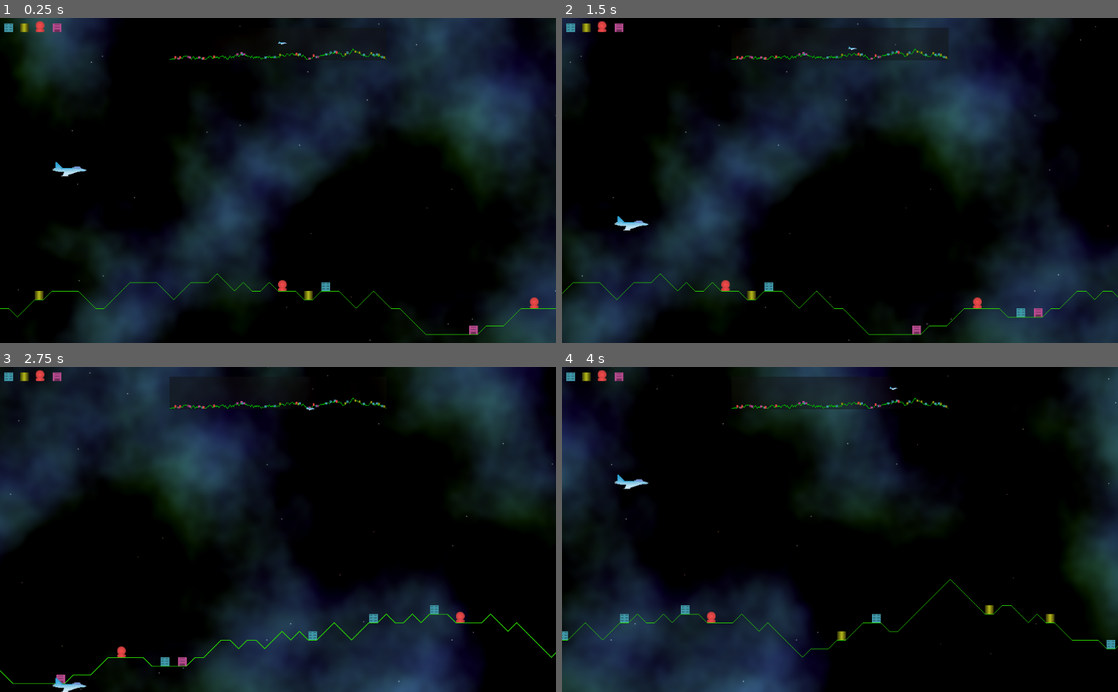
Above: before the commit, frames 1-4 (two rows, left to right).
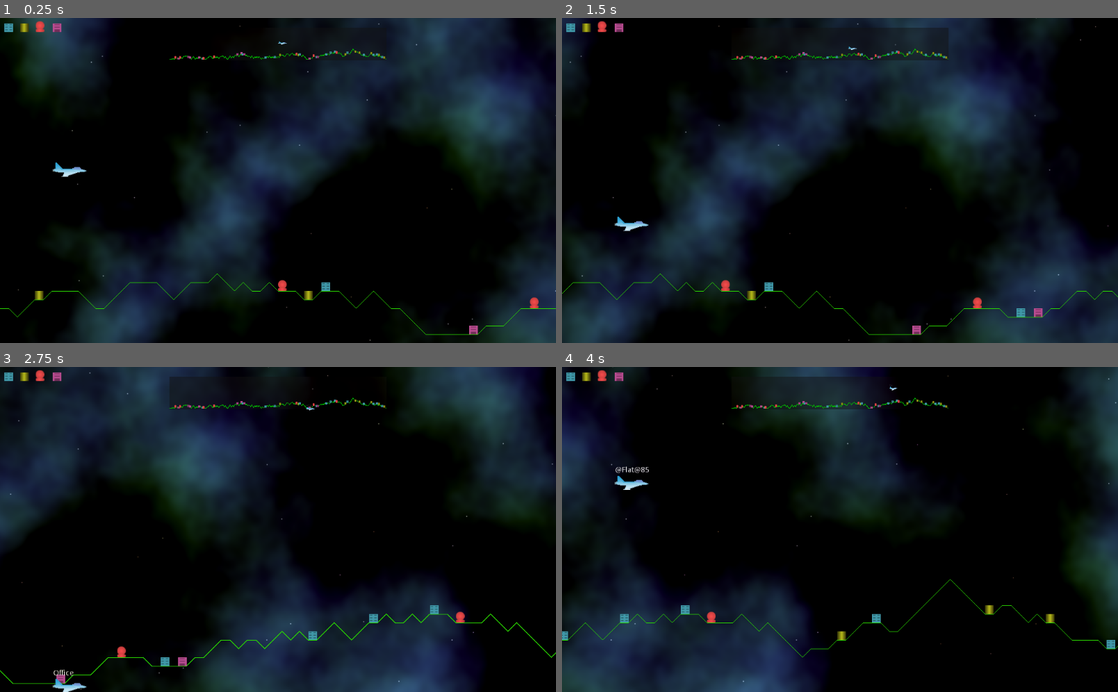
Above: after the commit, the same moments.

Repository: andrew-wilkes/godotia
Game: Godot game, scene res://Main.tscn
Same seed, same stepped clock (60 frames per second), same inputs: the game is played once before the commit and once after it.
Inputs:
- Up to frame 1 (0.25 s): no input
- Up to frame 2 (1.5 s): tap Enter at 0.5 s; hold Right (ui_right) 0.53-1.28 s; hold Down (ui_down) from 1.28 s (still down)
- Up to frame 3 (2.75 s): release Down (ui_down) at 2.03 s; hold Right (ui_right) from 2.03 s (still down)
- Up to frame 4 (4 s): release Right (ui_right) at 2.78 s; hold Up (ui_up) 2.78-3.53 s; hold Left (ui_left) from 3.53 s (still down)

The runs differ from the first frame. In frame 1, less than 0.1% of the frame differs, in the area x 9-52%, y 7-49%; in frame 2, less than 0.1%; in frame 3, 0.1%; in frame 4, 0.1%, in the area x 9-61%, y 5-38%.

Commit message:
Add player and enemy scenes

Diff:
--- /dev/null
+++ b/Enemy.gd
@@ -0,0 +1,12 @@
+extends Area2D
+
+func _ready():
+	pass
+
+
+func _on_Enemy_area_entered(_area):
+	pass # Replace with function body.
+
+
+func _on_Enemy_body_entered(_body):
+	pass # Replace with function body.
--- /dev/null
+++ b/Enemy.tscn
@@ -0,0 +1,20 @@
+[gd_scene load_steps=4 format=2]
+
+[ext_resource path="res://textures/ufo-16.png" type="Texture" id=1]
+[ext_resource path="res://Enemy.gd" type="Script" id=2]
+
+[sub_resource type="RectangleShape2D" id=1]
+extents = Vector2( 8.69702, 5.11575 )
+
+[node name="Enemy" type="Area2D"]
+collision_layer = 16
+collision_mask = 10
+script = ExtResource( 2 )
+
+[node name="CollisionShape2D" type="CollisionShape2D" parent="."]
+shape = SubResource( 1 )
+
+[node name="Sprite" type="Sprite" parent="."]
+texture = ExtResource( 1 )
+[connection signal="area_entered" from="." to="." method="_on_Enemy_area_entered"]
+[connection signal="body_entered" from="." to="." method="_on_Enemy_body_entered"]
--- a/Flat.tscn
+++ b/Flat.tscn
@@ -5,6 +5,7 @@
 b = Vector2( 0, 0 )
 
 [node name="Flat" type="StaticBody2D"]
+collision_mask = 0
 
 [node name="CollisionShape2D" type="CollisionShape2D" parent="."]
 shape = SubResource( 1 )
--- a/Main.tscn
+++ b/Main.tscn
@@ -1,10 +1,9 @@
-[gd_scene load_steps=11 format=2]
+[gd_scene load_steps=10 format=2]
 
 [ext_resource path="res://Main.gd" type="Script" id=1]
 [ext_resource path="res://Terrain.tscn" type="PackedScene" id=2]
-[ext_resource path="res://textures/plane.png" type="Texture" id=3]
-[ext_resource path="res://textures/ufo-16.png" type="Texture" id=4]
-[ext_resource path="res://textures/ufo-32.png" type="Texture" id=5]
+[ext_resource path="res://Player.tscn" type="PackedScene" id=3]
+[ext_resource path="res://Enemy.tscn" type="PackedScene" id=4]
 [ext_resource path="res://textures/shaders/star-sky.shader" type="Shader" id=6]
 [ext_resource path="res://Map.tscn" type="PackedScene" id=7]
 [ext_resource path="res://Sky.gd" type="Script" id=8]
@@ -45,17 +44,11 @@
 
 [node name="Terrain" parent="ParallaxBackground/ParallaxLayer" instance=ExtResource( 2 )]
 
-[node name="ufo-16" type="Sprite" parent="ParallaxBackground/ParallaxLayer"]
-position = Vector2( 572, 116 )
-texture = ExtResource( 4 )
+[node name="Enemy" parent="ParallaxBackground/ParallaxLayer/Terrain" instance=ExtResource( 4 )]
+position = Vector2( 540.549, 281.2 )
 
-[node name="ufo-32" type="Sprite" parent="ParallaxBackground/ParallaxLayer"]
-position = Vector2( 764, 264 )
-texture = ExtResource( 5 )
-
-[node name="Player" type="Sprite" parent="."]
-position = Vector2( 432, 279 )
-texture = ExtResource( 3 )
+[node name="Player" parent="." instance=ExtResource( 3 )]
+position = Vector2( 213.75, 280.25 )
 
 [node name="AnimationPlayer" type="AnimationPlayer" parent="."]
 anims/PlayerTurn = SubResource( 2 )
--- a/Map.gd
+++ b/Map.gd
@@ -10,6 +10,7 @@
 var line: Line2D
 var structures = {}
 var player
+var plane
 
 func _ready():
 	line = $Line2D
@@ -40,6 +41,7 @@
 	player = p.duplicate()
 	position_player(p, scroll_position, terrain)
 	add_child(player)
+	plane = player.get_node("Sprite")
 
 
 func position_player(p, scroll_position: int, terrain):
@@ -54,7 +56,7 @@
 
 
 func turn_player():
-	player.flip_h = !player.flip_h
+	plane.flip_h = !plane.flip_h
 
 
 func _process(_delta):
--- /dev/null
+++ b/Player.gd
@@ -0,0 +1,12 @@
+extends Area2D
+
+func _ready():
+	pass
+
+
+func _on_Player_body_entered(body):
+	$Label.text = body.name
+
+
+func _on_Player_area_entered(area):
+	$Label.text = area.name
--- /dev/null
+++ b/Player.tscn
@@ -0,0 +1,29 @@
+[gd_scene load_steps=4 format=2]
+
+[ext_resource path="res://textures/plane.png" type="Texture" id=1]
+[ext_resource path="res://Player.gd" type="Script" id=2]
+
+[sub_resource type="RectangleShape2D" id=1]
+extents = Vector2( 30.8808, 13.0854 )
+
+[node name="Player" type="Area2D"]
+collision_layer = 4
+collision_mask = 51
+script = ExtResource( 2 )
+
+[node name="CollisionShape2D" type="CollisionShape2D" parent="."]
+shape = SubResource( 1 )
+
+[node name="Sprite" type="Sprite" parent="."]
+texture = ExtResource( 1 )
+
+[node name="Label" type="Label" parent="."]
+margin_left = -30.0
+margin_top = -30.0
+margin_right = 102.0
+margin_bottom = -16.0
+__meta__ = {
+"_edit_use_anchors_": false
+}
+[connection signal="area_entered" from="." to="." method="_on_Player_area_entered"]
+[connection signal="body_entered" from="." to="." method="_on_Player_body_entered"]
--- a/Structure.gd
+++ b/Structure.gd
@@ -19,7 +19,7 @@
 var state = states.STATIC
 
 func _ready():
-	body = $KinematicBody2D
+	body = get_child(0)
 
 
 func _physics_process(delta):
--- a/Structure.tscn
+++ b/Structure.tscn
@@ -12,6 +12,8 @@
 population = 290.0
 
 [node name="KinematicBody2D" type="KinematicBody2D" parent="."]
+collision_layer = 2
+collision_mask = 0
 
 [node name="CollisionShape2D" type="CollisionShape2D" parent="KinematicBody2D"]
 shape = SubResource( 1 )
--- a/Terrain.gd
+++ b/Terrain.gd
@@ -26,17 +26,6 @@
 	line.position.y = base_level
 
 
-func _add_point(point: Vector2):
-	line.add_point(point)
-	# Save points of the flat sections of terrain
-	if last_point and last_point.y == point.y:
-		flats.append(point)
-		var f = flat.instance()
-		f.position = point
-		line.add_child(f)
-	last_point = point
-
-
 func add_points():
 	var rng = RandomNumberGenerator.new()
 	rng.set_seed(SEED)
@@ -48,6 +37,17 @@
 		pos.y = clamp(pos.y, -MAX_HEIGHT, 0)
 		_add_point(pos)
 	print("End pos: %d Flats: %d" % [pos.x, flats.size()])
+
+
+func _add_point(point: Vector2):
+	line.add_point(point)
+	# Save points of the flat sections of terrain
+	if last_point and last_point.y == point.y:
+		flats.append(point)
+		var f = flat.instance()
+		f.position = point
+		line.add_child(f)
+	last_point = point
 
 
 func get_points_for_structures(density: float):
--- a/autoload/Structures.tscn
+++ b/autoload/Structures.tscn
@@ -26,10 +26,12 @@
 energy = 0.0
 population = 160.0
 
-[node name="KinematicBody2D" type="KinematicBody2D" parent="Apartments"]
+[node name="Apartments" type="KinematicBody2D" parent="Apartments"]
 position = Vector2( 8, 8 )
+collision_layer = 2
+collision_mask = 0
 
-[node name="CollisionShape2D" type="CollisionShape2D" parent="Apartments/KinematicBody2D"]
+[node name="CollisionShape2D" type="CollisionShape2D" parent="Apartments/Apartments"]
 visible = false
 shape = SubResource( 1 )
 
@@ -41,10 +43,12 @@
 script = ExtResource( 2 )
 title = "Cylinder"
 
-[node name="KinematicBody2D" type="KinematicBody2D" parent="Cylinder"]
+[node name="Cylinder" type="KinematicBody2D" parent="Cylinder"]
 position = Vector2( 8, 8 )
+collision_layer = 2
+collision_mask = 0
 
-[node name="CollisionShape2D" type="CollisionShape2D" parent="Cylinder/KinematicBody2D"]
+[node name="CollisionShape2D" type="CollisionShape2D" parent="Cylinder/Cylinder"]
 visible = false
 position = Vector2( -28.6083, 0 )
 shape = SubResource( 1 )
@@ -58,13 +62,15 @@
 script = ExtResource( 2 )
 title = "Gas Tank"
 
-[node name="KinematicBody2D" type="KinematicBody2D" parent="Gas"]
+[node name="Gas" type="KinematicBody2D" parent="Gas"]
 position = Vector2( 8, 8 )
+collision_layer = 2
+collision_mask = 0
 
-[node name="CollisionShape2D" type="CollisionShape2D" parent="Gas/KinematicBody2D"]
+[node name="CollisionShape2D" type="CollisionShape2D" parent="Gas/Gas"]
 visible = false
 position = Vector2( 0, -2 )
-shape = SubResource( 3 )
+shape = SubResource( 2 )
 
 [node name="Office" type="Sprite" parent="."]
 modulate = Color( 0.854902, 0.352941, 0.670588, 1 )
@@ -75,10 +81,12 @@
 title = "Office Block"
 population = 160.0
 
-[node name="KinematicBody2D" type="KinematicBody2D" parent="Office"]
+[node name="Office" type="KinematicBody2D" parent="Office"]
 position = Vector2( 8, 8 )
+collision_layer = 2
+collision_mask = 0
 
-[node name="CollisionShape2D" type="CollisionShape2D" parent="Office/KinematicBody2D"]
+[node name="CollisionShape2D" type="CollisionShape2D" parent="Office/Office"]
 visible = false
 position = Vector2( -89.3458, 0 )
 shape = SubResource( 1 )
--- a/project.godot
+++ b/project.godot
@@ -77,6 +77,15 @@
  ]
 }
 
+[layer_names]
+
+2d_physics/layer_1="Terrain"
+2d_physics/layer_2="Structures"
+2d_physics/layer_3="Player"
+2d_physics/layer_4="Player Fire"
+2d_physics/layer_5="Enemy"
+2d_physics/layer_6="Enemy Fire"
+
 [rendering]
 
 environment/default_clear_color=Color( 0, 0, 0, 0 )
Not shown: 1 places in autoload/Structures.tscn that only renumber resources
